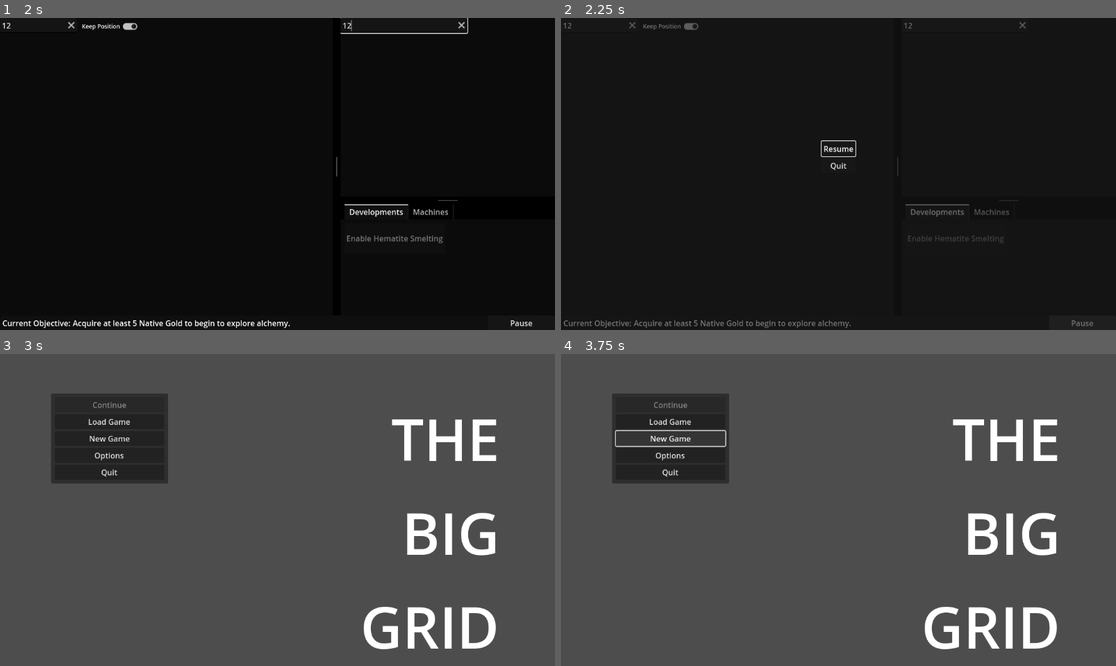
Above: before the commit, frames 1-4 (two rows, left to right).
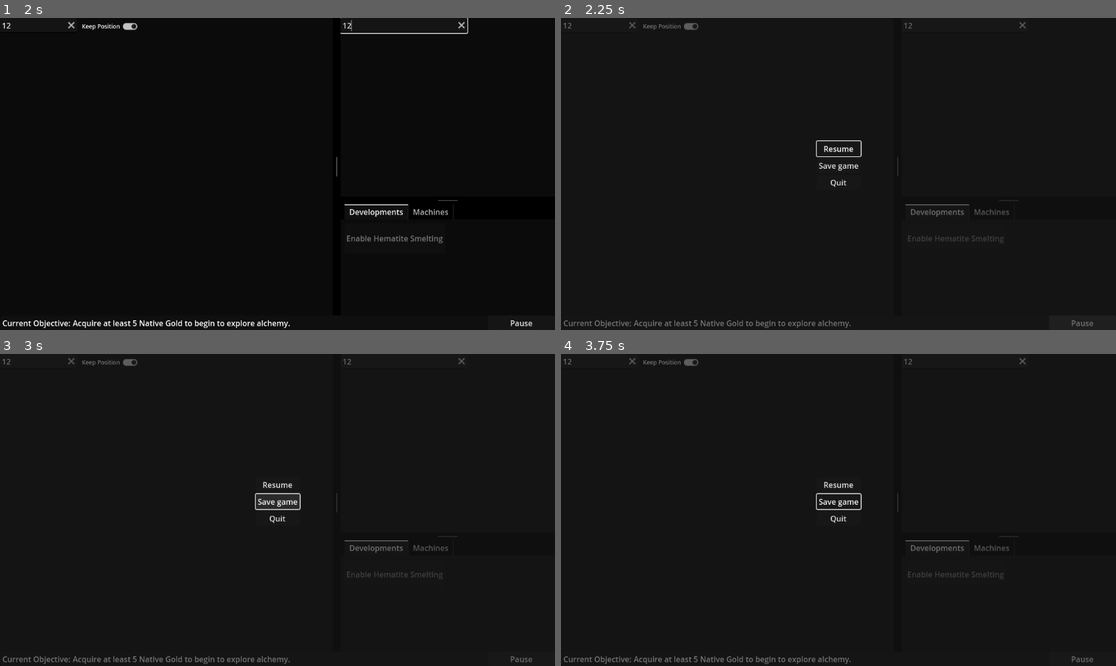
Above: after the commit, the same moments.

Repository: Carth501/The-Big-Grid
Game: Godot game, scene res://scenes/MainMenu.tscn
Two runs of this game, one before a commit and one after it. Both use one fixed random seed, a clock stepped at 60 frames per second and the inputs below. Sound files missing from this copy of the repository are replaced by a short silence.
Inputs (mouse positions are in pixels of both pictures, inside the frame that each line leads up to):
- Up to frame 1 (2 s): click "New Game" at 0.5 s; click (38, 24) at 1.27 s; type "12" at 1.35 s; click (405, 24) at 1.5 s; type "12" at 1.58 s
- Up to frame 2 (2.25 s): click "Pause" at 2 s
- Up to frame 3 (3 s): click (277, 500) at 2.75 s, where only the run after the commit has a clickable "Save game"
- Up to frame 4 (3.75 s): click (672, 438) at 3.5 s, where only the run before the commit has a clickable "New Game"

Frame 1 is identical in both runs. In frame 2, 0.2% of the frame differs, in the area x 45-55%, y 39-55%; in frame 3, 95%; in frame 4, 96%, in the area x 0-100%, y 0-100%.

Commit message:
Added manual save button in pause menu
Added manual save button in pause menu. cannot get save panel to display over pause menu, so feedbackless save button  has been implemented. also, save data doesn't seem to load unless on initial boot.

Diff:
--- a/scenes/Game.tscn
+++ b/scenes/Game.tscn
@@ -497,6 +497,10 @@
 layout_mode = 2
 text = "Resume"
 
+[node name="Save game" type="Button" parent="PauseMenu/MarginContainer/VBoxContainer"]
+layout_mode = 2
+text = "Save game"
+
 [node name="Quit" type="Button" parent="PauseMenu/MarginContainer/VBoxContainer"]
 layout_mode = 2
 text = "Quit"
@@ -515,7 +519,6 @@
 [connection signal="text_changed" from="Display/MiddleSplit/RightSplit/ActionBackground/ActionSearch" to="Logic/ActionManager" method="set_action_filter"]
 [connection signal="close_action_menu" from="Display/MiddleSplit/RightSplit/ActionBackground/ActionMenu" to="Display/MiddleSplit/RightSplit/ActionBackground" method="open_actions_display"]
 [connection signal="close_supply_menu" from="Display/MiddleSplit/RightSplit/ActionBackground/SupplyMenuScrollContainer/MarginContainer/SupplyMenu" to="Display/MiddleSplit/RightSplit/ActionBackground" method="open_actions_display"]
-[connection signal="pressed" from="Display/SaveFilePanel" to="." method="toggle_save_file_panel"]
 [connection signal="text_changed" from="Display/SaveFilePanel/Panel/TextEdit" to="." method="change_save_name"]
 [connection signal="pressed" from="Display/SaveFilePanel/Panel/Cancel" to="." method="toggle_save_file_panel"]
 [connection signal="pressed" from="Display/SaveFilePanel/Panel/Save" to="." method="save_as"]
@@ -540,5 +543,6 @@
 [connection signal="newStepDescription" from="Logic/ObjectiveSystem" to="Display/Panel/CurrentObjectiveLine" method="update_objective"]
 [connection signal="timeout" from="Logic/AutosaveTimer" to="." method="autosave"]
 [connection signal="pressed" from="PauseMenu/MarginContainer/VBoxContainer/Resume" to="PauseMenu" method="pause_or_unpause"]
+[connection signal="pressed" from="PauseMenu/MarginContainer/VBoxContainer/Save game" to="." method="SaveButton"]
 [connection signal="pressed" from="PauseMenu/MarginContainer/VBoxContainer/Quit" to="PauseMenu" method="_quitGame"]
 [connection signal="timeout" from="AutoSaveTimer" to="." method="_on_auto_save_timer_timeout"]
--- a/scripts/GameController.gd
+++ b/scripts/GameController.gd
@@ -131,6 +131,9 @@
 func autosave():
 	save("autoSave")
 
+func SaveButton():
+	save("SaveGame")
+
 
 func _on_auto_save_timer_timeout() -> void:
 	autosave()
--- a/scripts/MainMenu.gd
+++ b/scripts/MainMenu.gd
@@ -1,5 +1,4 @@
 extends Control
-
 @export var continue_button : Button
 @export var load_panel : PanelContainer
 @export var load_buttons_container : VBoxContainer
